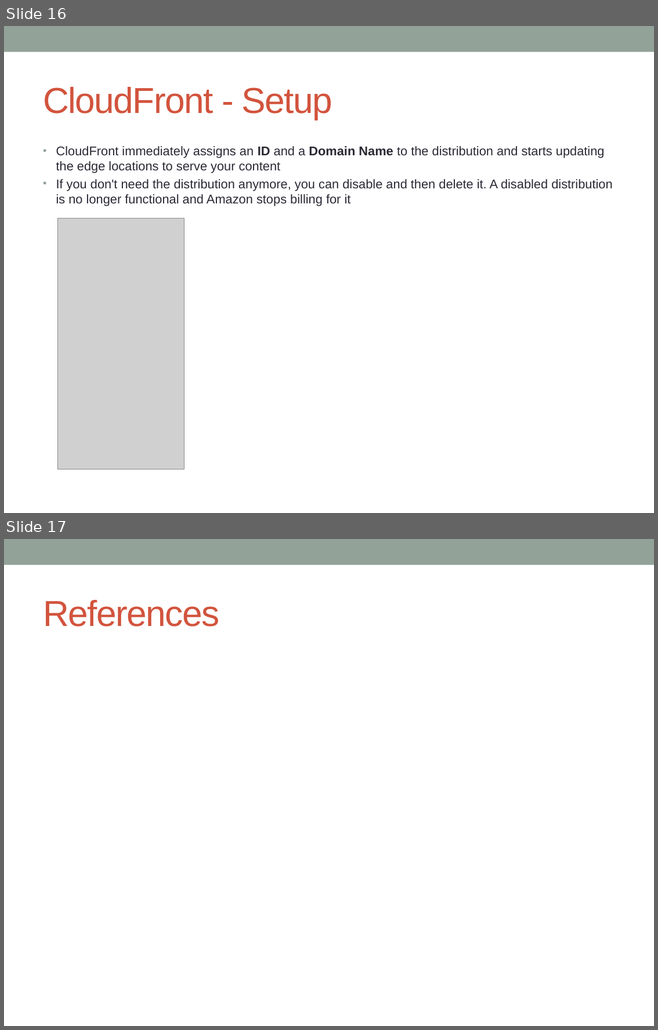
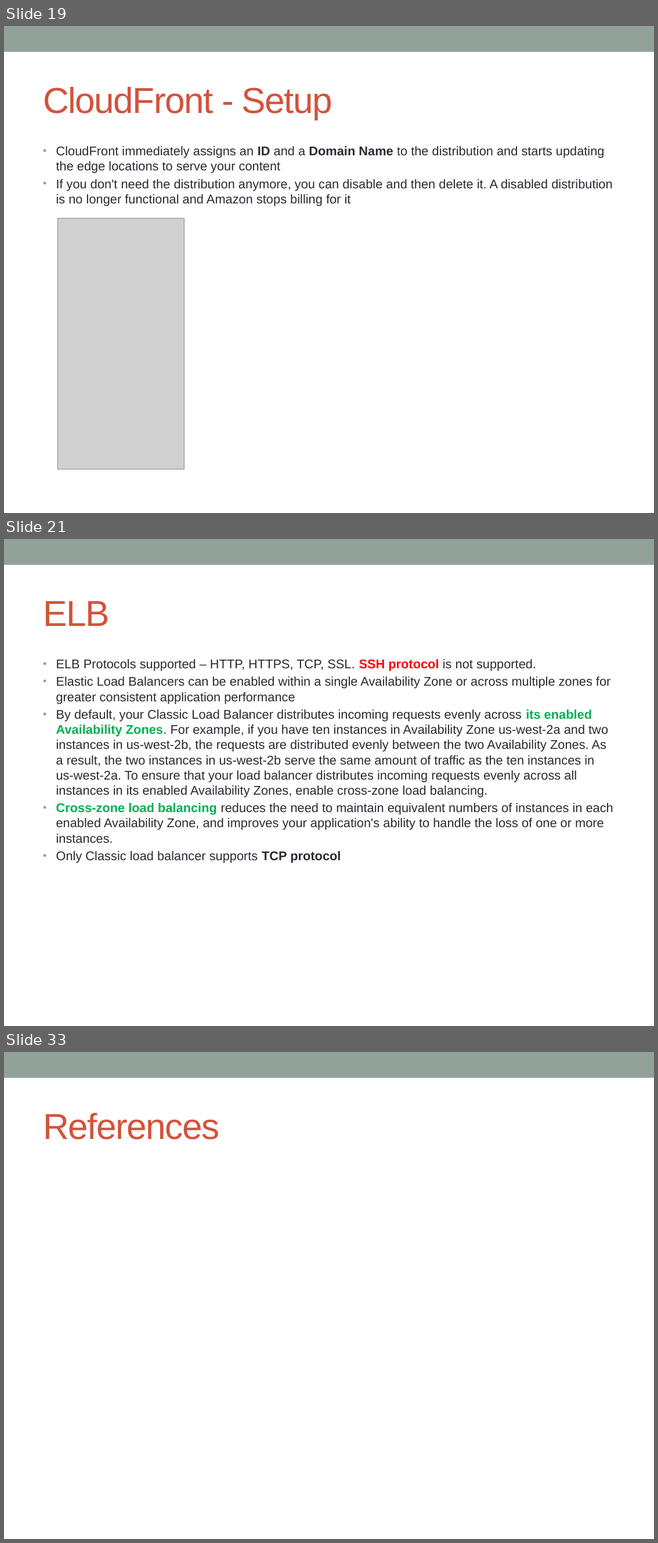
Before and after one commit to notionquest/ProjectDocumentation, a slide deck: AWS_Solution_Architect.pptx. Shown one above the other, each under a label of ours: slides 16 and 17 before the commit, slides 19, 21 and 33 after it; the slides between them are not shown. The pictures are 658x1030 and 658x1543 pixels, drawn with LibreOffice and Linux fonts; fonts in the diff are those of the drawing; grey boxes stand for pictures. Boxes give left, top, right and bottom in pixels: in the first picture for what was removed or moved away, otherwise in the second. Text is boxed around its words. In the diff, an @@ line names an element or a change of style, - is before the commit and + after.

```diff
--- a/AWS_Solution_Architect.pptx
+++ b/AWS_Solution_Architect.pptx
@@ slide 21 added at [4, 539, 654, 1026], background #FFFFFF; not listed: 1 template element that a slide beside it also shows @@
@@ title added at [43, 601, 109, 626], 40 pt, text #D2533C @@
+ELB
@@ text added at [56, 659, 613, 863], 14 pt, text #292934 @@
+• ELB Protocols supported – HTTP, HTTPS, TCP, SSL. SSH protocol is not supported.
+• Elastic Load Balancers can be enabled within a single Availability Zone or across multiple zones for greater consistent application performance
+• By default, your Classic Load Balancer distributes incoming requests evenly across its enabled Availability Zones. For example, if you have ten instances in Availability Zone us-west-2a and two instances in us-west-2b, the requests are distributed evenly between the two Availability Zones. As a result, the two instances in us-west-2b serve the same amount of traffic as the ten instances in us-west-2a. To ensure that your load balancer distributes incoming requests evenly across all instances in its enabled Availability Zones, enable cross-zone load balancing.
+• Cross-zone load balancing reduces the need to maintain equivalent numbers of instances in each enabled Availability Zone, and improves your application's ability to handle the loss of one or more instances.
+• Only Classic load balancer supports TCP protocol
@@ what was slide 16 is now slide 19 @@
@@ what was slide 17 is now slide 33 @@
```
Also in this commit, not shown: 4 slides changed, 15 other slides added.
